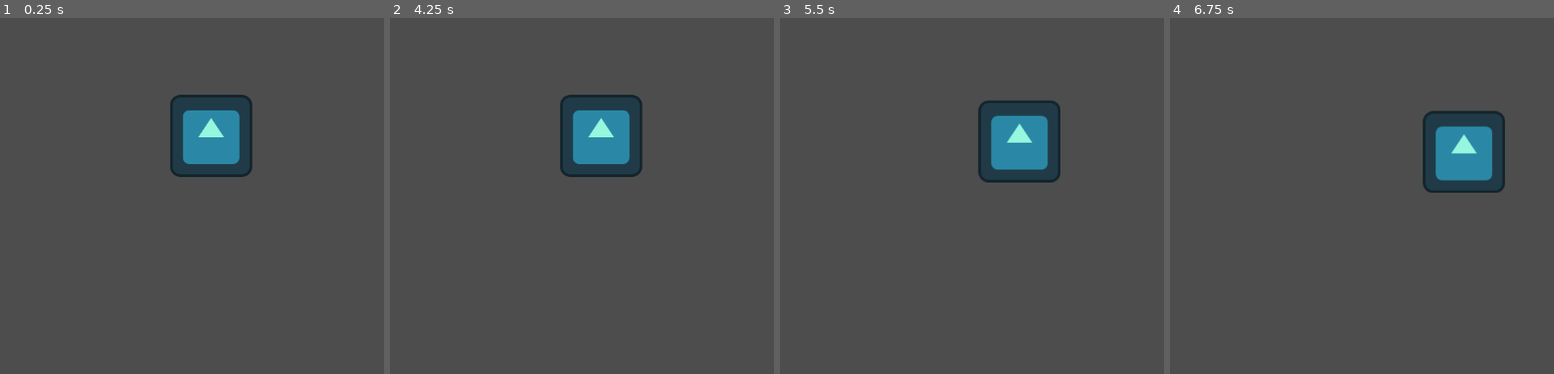
Above: before the commit, frames 1-4 (left to right).
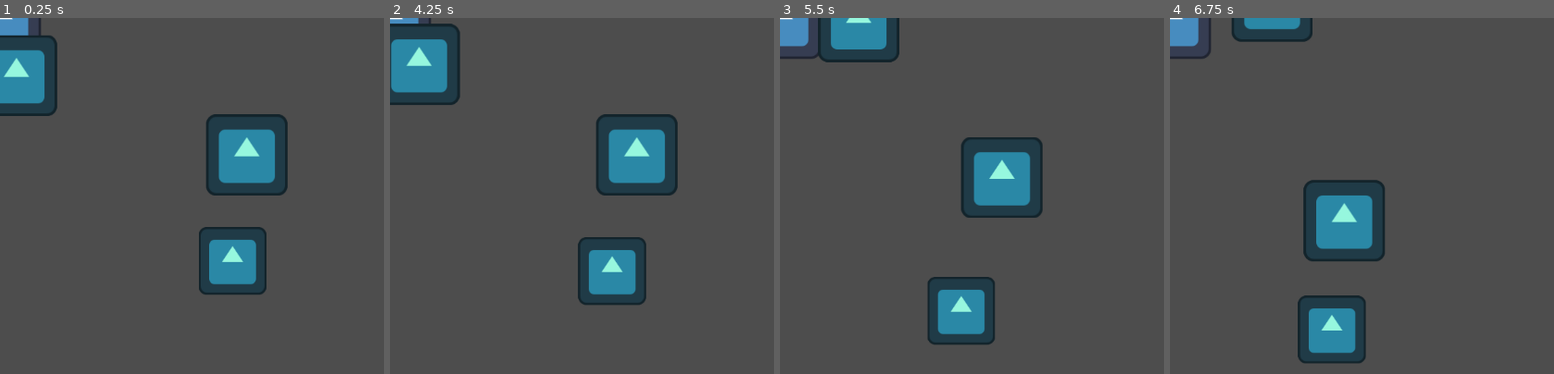
Above: after the commit, the same moments.

Repository: corin-gaiotto/gdc-jam-2025
Game: Godot game, scene res://Scenes/Fishing.tscn
The game is run twice, just before and just after one commit, with the same random seed, the same clock (stepped at 60 frames per second) and the same inputs. Before the commit the project starts from res://Objects/Fish.tscn. The engine's default icon, where the game draws it, is replaced by a stand-in: a white triangle on a blue panel in a dark square.
Inputs:
- Up to frame 1 (0.25 s): no input
- Up to frame 2 (4.25 s): tap Enter at 0.5, 2, 3.5 s; hold D (right) 0.53-1.28 s; tap Space (fishing-interact) at 0.6, 1.25, 1.35, 2.1, 2.75, 2.85, 3.6 s; hold S (down) 1.28-2.03 s; hold D (right) 2.03-2.78 s; hold W (up) 2.78-3.53 s; hold A (left) from 3.53 s (still down)
- Up to frame 3 (5.5 s): tap Space (fishing-interact) at 4.35, 5.1 s; release A (left) at 5.03 s; hold S (down) from 5.03 s (still down)
- Up to frame 4 (6.75 s): release S (down) at 5.78 s; hold D (right) 5.78-6.53 s; tap Space (fishing-interact) at 5.85, 6.6 s; hold W (up) from 6.53 s (still down)

The runs differ from the first frame. In frame 1, 14% of the frame differs, in the area x 0-75%, y 0-78%; in frame 2, 15%; in frame 3, 13%; in frame 4, 15%, in the area x 0-88%, y 0-98%.

Commit message:
temporary main menu

Diff:
--- a/Assets/FishSpecies/TestSpecies.tscn
+++ b/Assets/FishSpecies/TestSpecies.tscn
@@ -19,8 +19,10 @@
 size = 1.0
 baseSellValue = 30.0
 fishTexture = SubResource("SpriteFrames_b00gv")
-preferredDepth = 20.0
-idleMoveSpeed = 0.1
+preferredDepth = 400.0
+idleBurstTime = 5
+idleMoveSpeed = 100.0
+fishingTurnTime = 3
 fishingResistance = 1.0
 fishingEnergyDrain = 1.0
 metadata/_custom_type_script = "uid://c3dgu655bgxdj"
--- a/Scenes/MainMenu.tscn
+++ b/Scenes/MainMenu.tscn
@@ -1,3 +1,25 @@
-[gd_scene format=3 uid="uid://dxn6is0lw48to"]
+[gd_scene load_steps=2 format=3 uid="uid://dxn6is0lw48to"]
 
-[node name="Node2D" type="Node2D"]
+[ext_resource type="Script" uid="uid://ci2ujbudpnctm" path="res://Scripts/main_menu.gd" id="1_tt5f1"]
+
+[node name="MainMenu" type="Node2D"]
+script = ExtResource("1_tt5f1")
+
+[node name="StartButton" type="Button" parent="."]
+offset_left = 385.0
+offset_top = 137.0
+offset_right = 751.0
+offset_bottom = 209.0
+text = "Start"
+
+[node name="ExitButton" type="Button" parent="."]
+offset_left = 382.0
+offset_top = 333.0
+offset_right = 748.0
+offset_bottom = 405.0
+text = "Exit"
+
+[node name="IntroTimer" type="Timer" parent="."]
+
+[connection signal="pressed" from="StartButton" to="." method="_on_start_button_pressed"]
+[connection signal="pressed" from="ExitButton" to="." method="_on_exit_button_pressed"]
--- /dev/null
+++ b/Scripts/main_menu.gd
@@ -0,0 +1,18 @@
+extends Node2D
+
+var mainScene
+
+func _ready() -> void:
+	mainScene = get_parent()
+
+#func playIntro():
+
+
+func _on_start_button_pressed() -> void:
+	mainScene.switchScene("Fishing")
+	print("switching to fishing")
+	pass # Replace with function body.
+
+
+func _on_exit_button_pressed() -> void:
+	pass # Replace with function body.
--- a/project.godot
+++ b/project.godot
@@ -11,7 +11,7 @@
 [application]
 
 config/name="GDC JAM 2025"
-run/main_scene="uid://dlmq4i5th33hf"
+run/main_scene="uid://dsbtedevf5vc1"
 config/features=PackedStringArray("4.4", "Forward Plus")
 config/icon="res://icon.svg"
 
Not shown: 1 places in Scenes/MainScene.tscn that only renumber resources
Not shown, added: Scripts/main_menu.gd.uid
